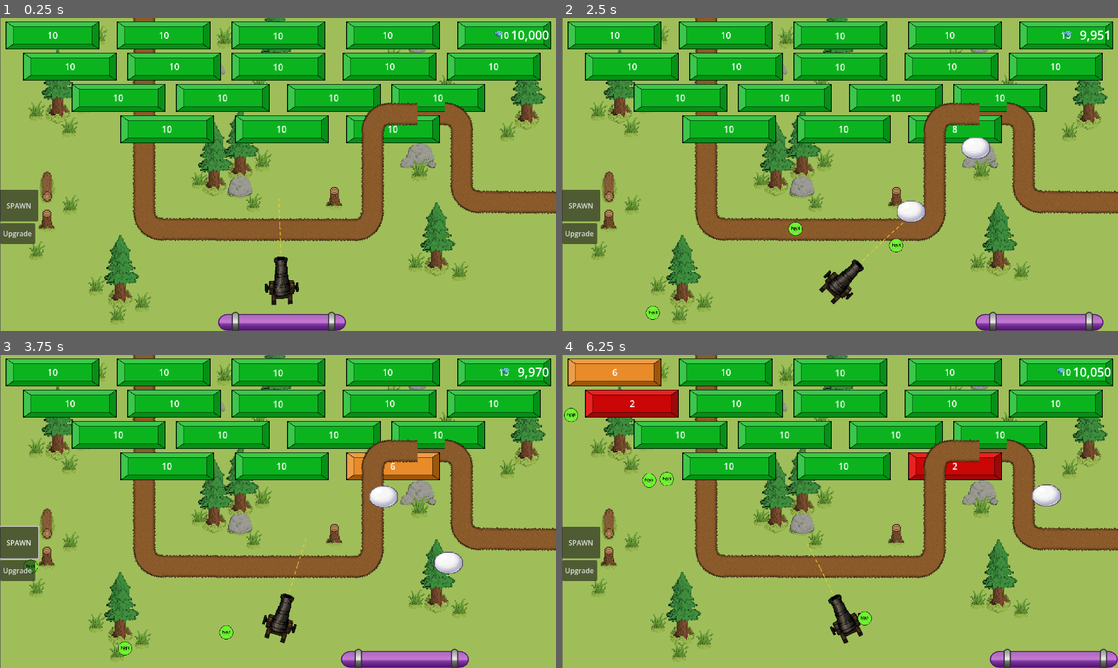
Above: before the commit, frames 1-4 (two rows, left to right).
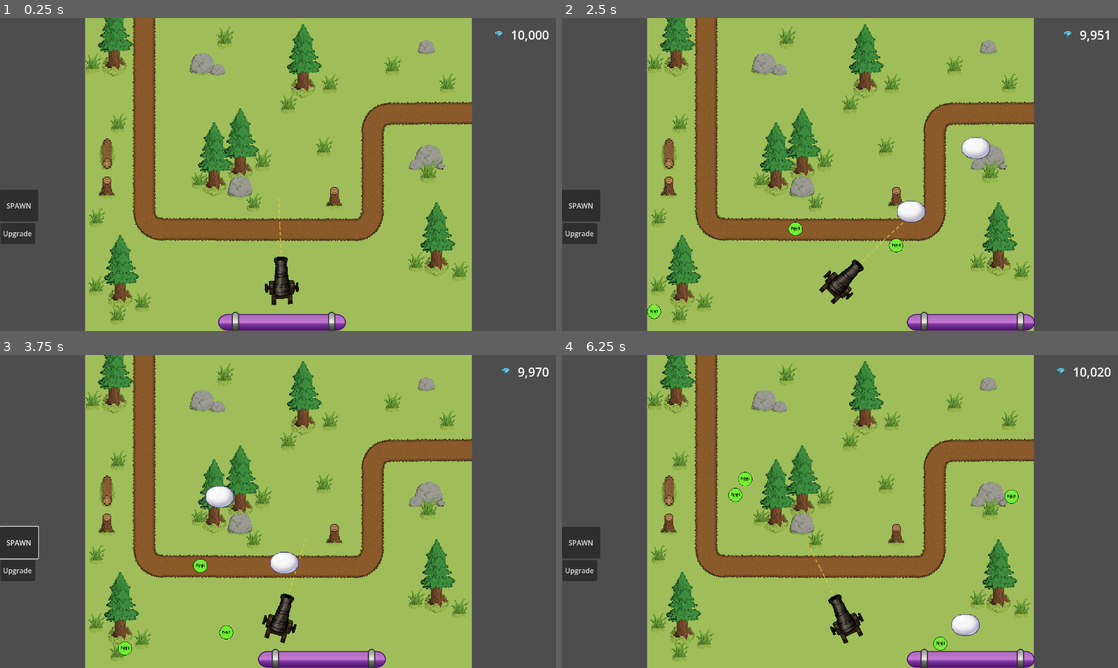
Above: after the commit, the same moments.

Repository: RuiTheSalted/Brick-by-Brick
Game: Godot game, scene res://scenes/level.tscn
Two runs of this game, one before a commit and one after it. Both use one fixed random seed, a clock stepped at 60 frames per second and the inputs below. This scene is started directly instead of the project's main scene.
Inputs (mouse positions are in pixels of both pictures, inside the frame that each line leads up to):
- Up to frame 1 (0.25 s): no input
- Up to frame 2 (2.5 s): click "Upgrade" at 0.5 s; click "SPAWN" at 1.25 s; tap Enter (ui_accept) at 2, 2.27 s; move the mouse to (962, 158) at 2.02 s; hold Right (ui_right) from 2.03 s (still down); click (962, 158) at 2.17 s
- Up to frame 3 (3.75 s): release Right (ui_right) at 2.75 s; drag from (166, 527) to (250, 574) at 2.77 s; move the mouse to (333, 442) at 3.52 s; hold Left (ui_left) from 3.53 s (still down)
- Up to frame 4 (6.25 s): release Left (ui_left) at 4.25 s; drag from (812, 574) to (673, 464) at 4.27 s; move the mouse to (1006, 558) at 5.02 s; hold Right (ui_right) 5.03-5.75 s; tap Enter (ui_accept) at 5.27 s; drag from (673, 464) to (756, 433) at 5.77 s

The runs differ from the first frame. In frame 1, 53% of the frame differs, in the area x 0-100%, y 0-100%; in frame 2, 54%; in frame 3, 56%; in frame 4, 55%.
Error in both runs: Invalid call. Nonexistent function 'hit' in base 'StaticBody2D (bricks.gd)'. (res://scripts/ball.gd:42)

Commit message:
work in progess, pulling

Diff:
--- a/scenes/level.tscn
+++ b/scenes/level.tscn
@@ -3,13 +3,13 @@
 [ext_resource type="PackedScene" uid="uid://d1qf34fyylxqi" path="res://scenes/paddle.tscn" id="1_2q6dc"]
 [ext_resource type="Script" uid="uid://dsin6u8lewrlf" path="res://scenes/level.gd" id="1_64w2a"]
 [ext_resource type="PackedScene" uid="uid://dtlu1ys4mvur7" path="res://scenes/ball_spawner.tscn" id="1_mx8sn"]
+[ext_resource type="Texture2D" uid="uid://dl045exidth5e" path="res://maps/easyMaps/mapsSprites/grassLevelOne/GrassBackgroundRESIZE.png" id="2_arp2o"]
 [ext_resource type="Texture2D" uid="uid://c0h23gn43txwl" path="res://maps/easyMaps/mapsSprites/grassLevelOne/Grass.png" id="3_2r41h"]
 [ext_resource type="PackedScene" uid="uid://bi4747sfo5gjc" path="res://scenes/buttons.tscn" id="3_w8frs"]
 [ext_resource type="Texture2D" uid="uid://dvqguhd5is4im" path="res://maps/easyMaps/mapsSprites/grassLevelOne/rockWithGrass.png" id="4_olg7q"]
 [ext_resource type="Texture2D" uid="uid://diyfiptv2f3pg" path="res://maps/easyMaps/mapsSprites/grassLevelOne/smallRocks.png" id="5_t1rx8"]
 [ext_resource type="Texture2D" uid="uid://sgfauw5lwcku" path="res://maps/easyMaps/mapsSprites/grassLevelOne/fallenLog.png" id="6_8iemx"]
 [ext_resource type="Texture2D" uid="uid://d1qjtqb0jlut2" path="res://maps/easyMaps/mapsSprites/grassLevelOne/treeTrunck.png" id="7_64w2a"]
-[ext_resource type="Texture2D" uid="uid://cjm36a8ysgf4b" path="res://maps/easyMaps/mapsSprites/grassLevelOne/GrassBackground.png" id="8_bg"]
 [ext_resource type="Texture2D" uid="uid://eemue63q7n5x" path="res://maps/easyMaps/mapsSprites/grassLevelOne/pineTree.png" id="9_tree"]
 [ext_resource type="Texture2D" uid="uid://dywe4nqvod402" path="res://maps/easyMaps/mapsSprites/grassLevelOne/dirt.png" id="9_wc255"]
 [ext_resource type="PackedScene" uid="uid://c45kb77sh2kav" path="res://scenes/bricks.tscn" id="10_ppgk2"]
@@ -18,10 +18,10 @@
 [ext_resource type="Texture2D" uid="uid://c8ic8f7fj2xdt" path="res://maps/easyMaps/mapsSprites/grassLevelOne/curve.png" id="15_arp2o"]
 
 [sub_resource type="RectangleShape2D" id="RectangleShape2D_w7c3h"]
-size = Vector2(20, 733)
+size = Vector2(215, 733)
 
 [sub_resource type="RectangleShape2D" id="RectangleShape2D_w8frs"]
-size = Vector2(20, 733)
+size = Vector2(191, 733)
 
 [sub_resource type="RectangleShape2D" id="RectangleShape2D_mx8sn"]
 size = Vector2(1300, 20)
@@ -34,40 +34,15 @@
 
 [node name="Background" type="Sprite2D" parent="." unique_id=394307397]
 position = Vector2(640, 360)
-texture = ExtResource("8_bg")
+texture = ExtResource("2_arp2o")
 
 [node name="Tree1" type="Sprite2D" parent="Background" unique_id=1711328576]
-position = Vector2(-508, -224)
+position = Vector2(-378, -333)
 scale = Vector2(2.671875, 2.7395833)
 texture = ExtResource("9_tree")
 
 [node name="Grass3" type="Sprite2D" parent="Background/Tree1" unique_id=1318887373]
 position = Vector2(-18.713474, 27.741444)
-scale = Vector2(0.60818714, 0.5874528)
-texture = ExtResource("3_2r41h")
-
-[node name="Grass2" type="Sprite2D" parent="Background/Tree1" unique_id=1910278240]
-position = Vector2(9.730968, 41.61217)
-scale = Vector2(0.60818714, 0.5874528)
-texture = ExtResource("3_2r41h")
-
-[node name="Grass1" type="Sprite2D" parent="Background/Tree1" unique_id=383847202]
-position = Vector2(22.456116, 21.901142)
-scale = Vector2(0.60818714, 0.5874528)
-texture = ExtResource("3_2r41h")
-
-[node name="Tree2" type="Sprite2D" parent="Background" unique_id=251439259]
-position = Vector2(572, -210)
-scale = Vector2(2.671875, 2.7395833)
-texture = ExtResource("9_tree")
-
-[node name="Grass7" type="Sprite2D" parent="Background/Tree2" unique_id=362843819]
-position = Vector2(-16.842102, 40.15209)
-scale = Vector2(0.60818714, 0.5874528)
-texture = ExtResource("3_2r41h")
-
-[node name="Grass11" type="Sprite2D" parent="Background/Tree2" unique_id=327384204]
-position = Vector2(5.98831, -37.596962)
 scale = Vector2(0.60818714, 0.5874528)
 texture = ExtResource("3_2r41h")
 
@@ -87,7 +62,7 @@
 texture = ExtResource("3_2r41h")
 
 [node name="Tree4" type="Sprite2D" parent="Background" unique_id=808867556]
-position = Vector2(-8, -329)
+position = Vector2(57, -283)
 scale = Vector2(2.671875, 2.7395833)
 texture = ExtResource("9_tree")
 
@@ -122,12 +97,12 @@
 texture = ExtResource("3_2r41h")
 
 [node name="Grass6" type="Sprite2D" parent="Background" unique_id=1840059018]
-position = Vector2(-415, -321)
+position = Vector2(104, -65)
 scale = Vector2(1.625, 1.609376)
 texture = ExtResource("3_2r41h")
 
 [node name="RockWithGrass" type="Sprite2D" parent="Background" unique_id=1393787951]
-position = Vector2(325.99997, -47.000008)
+position = Vector2(345.99997, -43.000008)
 scale = Vector2(1.9895843, 1.9140623)
 texture = ExtResource("4_olg7q")
 
@@ -147,12 +122,12 @@
 texture = ExtResource("3_2r41h")
 
 [node name="Grass15" type="Sprite2D" parent="Background" unique_id=1218771897]
-position = Vector2(260, -275)
+position = Vector2(262, -252)
 scale = Vector2(1.625, 1.609376)
 texture = ExtResource("3_2r41h")
 
 [node name="RockWithGrass3" type="Sprite2D" parent="Background" unique_id=2810384]
-position = Vector2(320, -295.00003)
+position = Vector2(341, -293.00003)
 scale = Vector2(1.1979164, 1.2265626)
 texture = ExtResource("4_olg7q")
 
@@ -162,7 +137,7 @@
 texture = ExtResource("3_2r41h")
 
 [node name="FallenLog" type="Sprite2D" parent="Background" unique_id=587495243]
-position = Vector2(-536, 28)
+position = Vector2(-398, -48)
 scale = Vector2(2.3958335, 2.65625)
 texture = ExtResource("6_8iemx")
 
@@ -172,7 +147,7 @@
 texture = ExtResource("7_64w2a")
 
 [node name="Grass2" type="Sprite2D" parent="Background/FallenLog" unique_id=894392334]
-position = Vector2(23.373917, 15.058807)
+position = Vector2(11.686986, -26.729416)
 scale = Vector2(0.66399676, 0.59486437)
 texture = ExtResource("3_2r41h")
 
@@ -273,32 +248,9 @@
 texture = ExtResource("9_wc255")
 
 [node name="Dirt15" type="Sprite2D" parent="Background" unique_id=1408787837]
-position = Vector2(351, -139)
-rotation = 1.5707964
-scale = Vector2(1.041, 1)
-texture = ExtResource("9_wc255")
-
-[node name="Dirt16" type="Sprite2D" parent="Background" unique_id=976148727]
-position = Vector2(493, 63.305775)
-rotation = 1.5707964
-scale = Vector2(1.0408055, 1)
-texture = ExtResource("9_wc255")
-
-[node name="Dirt17" type="Sprite2D" parent="Background" unique_id=528889770]
-position = Vector2(422, -9)
-scale = Vector2(1.041, 1)
-texture = ExtResource("9_wc255")
-
-[node name="Dirt18" type="Sprite2D" parent="Background" unique_id=1483797233]
-position = Vector2(557, 63.999985)
-rotation = 1.5707964
-scale = Vector2(1.0408055, 1)
-texture = ExtResource("9_wc255")
-
-[node name="Dirt19" type="Sprite2D" parent="Background" unique_id=2088592029]
-position = Vector2(621, 63.99999)
-rotation = 1.5707964
-scale = Vector2(1.0408055, 1)
+position = Vector2(351, -141)
+rotation = 1.5707964
+scale = Vector2(1.041, 1)
 texture = ExtResource("9_wc255")
 
 [node name="Tree6" type="Sprite2D" parent="Background" unique_id=2028323986]
@@ -350,11 +302,11 @@
 [node name="Walls" type="StaticBody2D" parent="." unique_id=699938017]
 
 [node name="Left Wall" type="CollisionShape2D" parent="Walls" unique_id=712070755]
-position = Vector2(-10, 357)
+position = Vector2(87.5, 357)
 shape = SubResource("RectangleShape2D_w7c3h")
 
 [node name="Right Wall" type="CollisionShape2D" parent="Walls" unique_id=809428144]
-position = Vector2(1286, 363)
+position = Vector2(1180.5, 363)
 shape = SubResource("RectangleShape2D_w8frs")
 
 [node name="Ceiling" type="CollisionShape2D" parent="Walls" unique_id=839577583]
@@ -373,6 +325,7 @@
 position = Vector2(0, 392)
 
 [node name="Bricks" parent="." unique_id=1802336756 instance=ExtResource("10_ppgk2")]
+visible = false
 position = Vector2(120.000015, 40.000004)
 
 [node name="HealthLabel" type="Label" parent="Bricks" unique_id=1714111101]
@@ -384,6 +337,7 @@
 vertical_alignment = 1
 
 [node name="Bricks2" parent="." unique_id=1464704197 instance=ExtResource("10_ppgk2")]
+visible = false
 position = Vector2(1160, 40)
 
 [node name="HealthLabel" type="Label" parent="Bricks2" unique_id=1327603546]
@@ -395,6 +349,7 @@
 vertical_alignment = 1
 
 [node name="Bricks3" parent="." unique_id=463895011 instance=ExtResource("10_ppgk2")]
+visible = false
 position = Vector2(904.00006, 40.000004)
 
 [node name="HealthLabel" type="Label" parent="Bricks3" unique_id=1884511156]
@@ -406,6 +361,7 @@
 vertical_alignment = 3
 
 [node name="Bricks4" parent="." unique_id=1074871475 instance=ExtResource("10_ppgk2")]
+visible = false
 position = Vector2(640.00006, 40.000004)
 
 [node name="HealthLabel" type="Label" parent="Bricks4" unique_id=2122932759]
@@ -417,6 +373,7 @@
 vertical_alignment = 1
 
 [node name="Bricks5" parent="." unique_id=1557541198 instance=ExtResource("10_ppgk2")]
+visible = false
 position = Vector2(376, 40.000004)
 
 [node name="HealthLabel" type="Label" parent="Bricks5" unique_id=1884216403]
@@ -428,6 +385,7 @@
 vertical_alignment = 1
 
 [node name="Bricks6" parent="." unique_id=1559180692 instance=ExtResource("10_ppgk2")]
+visible = false
 position = Vector2(896, 112)
 
 [node name="HealthLabel" type="Label" parent="Bricks6" unique_id=802380205]
@@ -439,6 +397,7 @@
 vertical_alignment = 1
 
 [node name="Bricks7" parent="." unique_id=363619063 instance=ExtResource("10_ppgk2")]
+visible = false
 position = Vector2(1136, 112)
 
 [node name="HealthLabel" type="Label" parent="Bricks7" unique_id=1982966479]
@@ -450,6 +409,7 @@
 vertical_alignment = 1
 
 [node name="Bricks8" parent="." unique_id=114760824 instance=ExtResource("10_ppgk2")]
+visible = false
 position = Vector2(640, 112.00001)
 
 [node name="HealthLabel" type="Label" parent="Bricks8" unique_id=1895119631]
@@ -461,6 +421,7 @@
 vertical_alignment = 1
 
 [node name="Bricks9" parent="." unique_id=1605762294 instance=ExtResource("10_ppgk2")]
+visible = false
 position = Vector2(400, 112)
 
 [node name="HealthLabel" type="Label" parent="Bricks9" unique_id=1780417703]
@@ -472,6 +433,7 @@
 vertical_alignment = 1
 
 [node name="Bricks10" parent="." unique_id=2062415175 instance=ExtResource("10_ppgk2")]
+visible = false
 position = Vector2(160.00002, 112.00001)
 
 [node name="HealthLabel" type="Label" parent="Bricks10" unique_id=1492187079]
@@ -483,6 +445,7 @@
 vertical_alignment = 1
 
 [node name="Bricks11" parent="." unique_id=448715788 instance=ExtResource("10_ppgk2")]
+visible = false
 position = Vector2(512, 184.00002)
 
 [node name="HealthLabel" type="Label" parent="Bricks11" unique_id=1375195616]
@@ -494,6 +457,7 @@
 vertical_alignment = 1
 
 [node name="Bricks12" parent="." unique_id=1639353514 instance=ExtResource("10_ppgk2")]
+visible = false
 position = Vector2(1008.0001, 184.00002)
 
 [node name="HealthLabel" type="Label" parent="Bricks12" unique_id=1996456826]
@@ -505,6 +469,7 @@
 vertical_alignment = 1
 
 [node name="Bricks13" parent="." unique_id=982114063 instance=ExtResource("10_ppgk2")]
+visible = false
 position = Vector2(272, 184)
 
 [node name="HealthLabel" type="Label" parent="Bricks13" unique_id=1240819522]
@@ -516,6 +481,7 @@
 vertical_alignment = 1
 
 [node name="Bricks14" parent="." unique_id=189864252 instance=ExtResource("10_ppgk2")]
+visible = false
 position = Vector2(768, 184)
 
 [node name="HealthLabel" type="Label" parent="Bricks14" unique_id=1766939642]
@@ -527,6 +493,7 @@
 vertical_alignment = 1
 
 [node name="Bricks15" parent="." unique_id=1950583351 instance=ExtResource("10_ppgk2")]
+visible = false
 position = Vector2(384, 256)
 
 [node name="HealthLabel" type="Label" parent="Bricks15" unique_id=580741939]
@@ -538,6 +505,7 @@
 vertical_alignment = 1
 
 [node name="Bricks16" parent="." unique_id=594934696 instance=ExtResource("10_ppgk2")]
+visible = false
 position = Vector2(648.00006, 256)
 
 [node name="HealthLabel" type="Label" parent="Bricks16" unique_id=891905481]
@@ -549,6 +517,7 @@
 vertical_alignment = 1
 
 [node name="Bricks17" parent="." unique_id=2023164092 instance=ExtResource("10_ppgk2")]
+visible = false
 position = Vector2(904, 256)
 
 [node name="HealthLabel" type="Label" parent="Bricks17" unique_id=951612029]
@@ -558,7 +527,6 @@
 offset_bottom = 11.461537
 horizontal_alignment = 1
 vertical_alignment = 1
-
 
 [node name="HUD" parent="." unique_id=45399565 instance=ExtResource("14_fpun6")]
 
@@ -594,21 +562,13 @@
 texture = ExtResource("15_arp2o")
 
 [node name="Dirt4" type="Sprite2D" parent="." unique_id=861178844]
-position = Vector2(928, 221)
-rotation = 1.5707964
-scale = Vector2(1.041, 1)
-texture = ExtResource("9_wc255")
-
-[node name="Curve4" type="Sprite2D" parent="." unique_id=1667189822]
-position = Vector2(1062, 228.00002)
-texture = ExtResource("15_arp2o")
-
-[node name="Dirt5" type="Sprite2D" parent="." unique_id=2065958045]
-position = Vector2(1062, 288)
-scale = Vector2(1.041, 1)
-texture = ExtResource("9_wc255")
-
-[node name="Curve5" type="Sprite2D" parent="." unique_id=2140187028]
-position = Vector2(1062, 415)
-rotation = 3.1415927
-texture = ExtResource("15_arp2o")
+position = Vector2(927, 220)
+rotation = 1.5707964
+scale = Vector2(1.041, 1)
+texture = ExtResource("9_wc255")
+
+[node name="Dirt15" type="Sprite2D" parent="." unique_id=1385623899]
+position = Vector2(1054, 219)
+rotation = 1.5707964
+scale = Vector2(1.041, 1)
+texture = ExtResource("9_wc255")
Binary file added: maps/easyMaps/mapsSprites/grassLevelOne/GrassBackgroundRESIZE.png
Not shown, added: maps/easyMaps/mapsSprites/grassLevelOne/GrassBackgroundRESIZE.png.import
